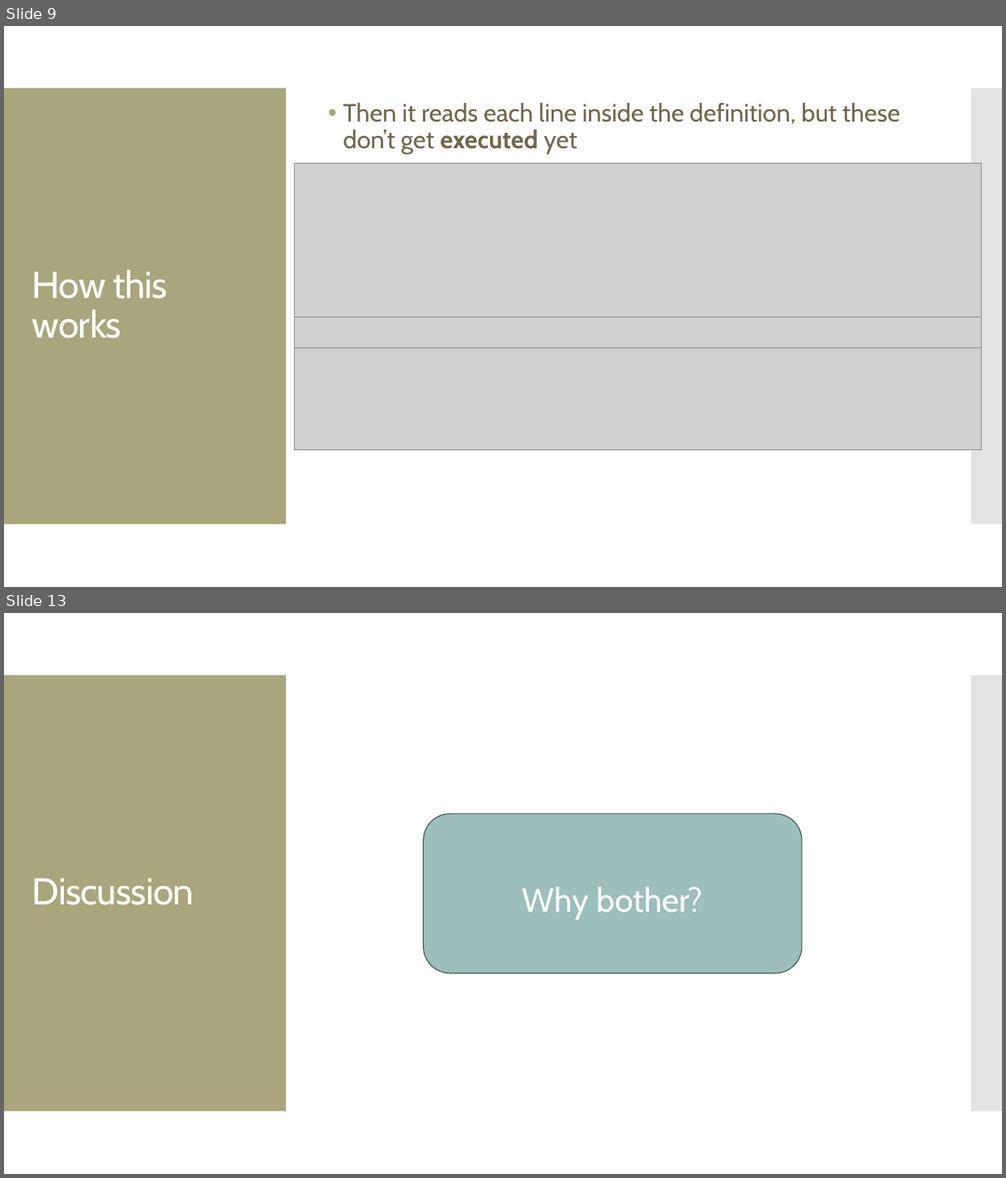
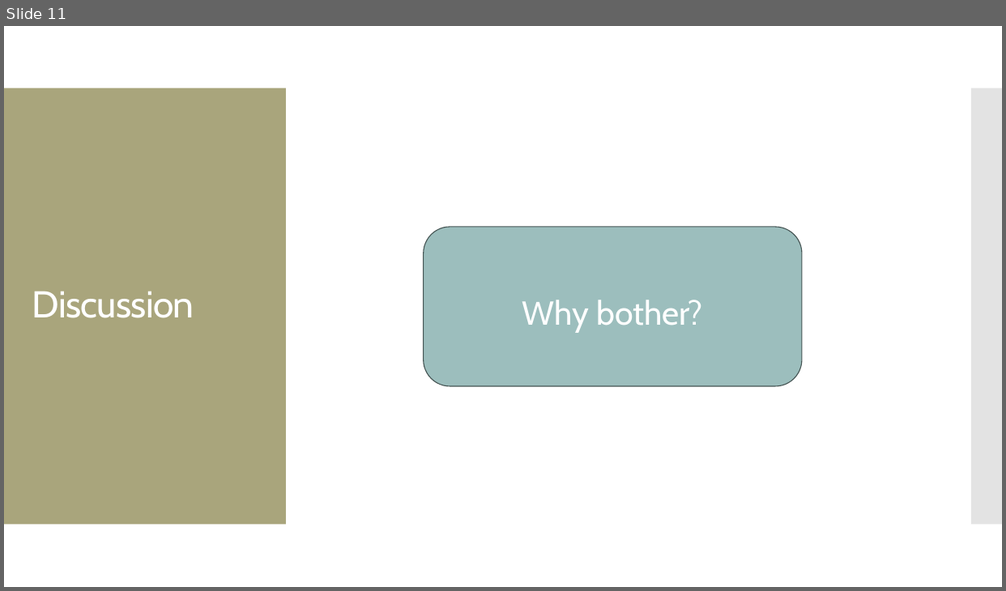
Before and after one commit to amosca01/CAIS117-S24, a slide deck: slides/14-main.pptx. Shown one above the other, each under a label of ours: slides 9 and 13 before the commit, slide 11 after it; the slides between them are not shown. The pictures are 1006x1178 and 1006x591 pixels, drawn with LibreOffice and Linux fonts; fonts in the diff are those of the drawing; grey boxes stand for pictures. Boxes give left, top, right and bottom in pixels: in the first picture for what was removed or moved away, otherwise in the second. Text is boxed around its words. In the diff, an @@ line names an element or a change of style, - is before the commit and + after.

```diff
--- a/slides/14-main.pptx
+++ b/slides/14-main.pptx
@@ slide 9 removed at (4, 26, 1002, 587), background #FFFFFF; not listed: 2 template elements that a slide beside it also shows @@
@@ text removed at (343, 103, 900, 154) @@
-• Then it reads each line inside the definition, but these don’t get executed yet
@@ picture removed at (295, 163, 981, 450) @@
@@ title removed at (32, 270, 168, 339) @@
-How this works
@@ picture removed at (295, 318, 981, 348) @@
@@ what was slide 13 is now slide 11 @@
```
Also in this commit, not shown: 11 slides changed, 3 slides added, 1 other slide removed, 5 other files.
